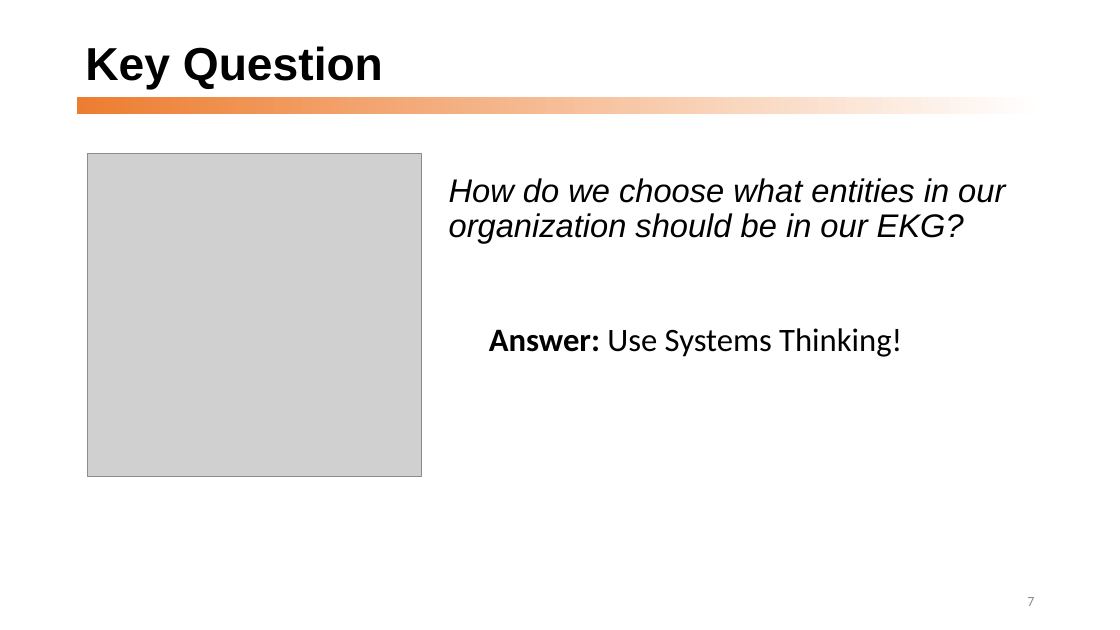
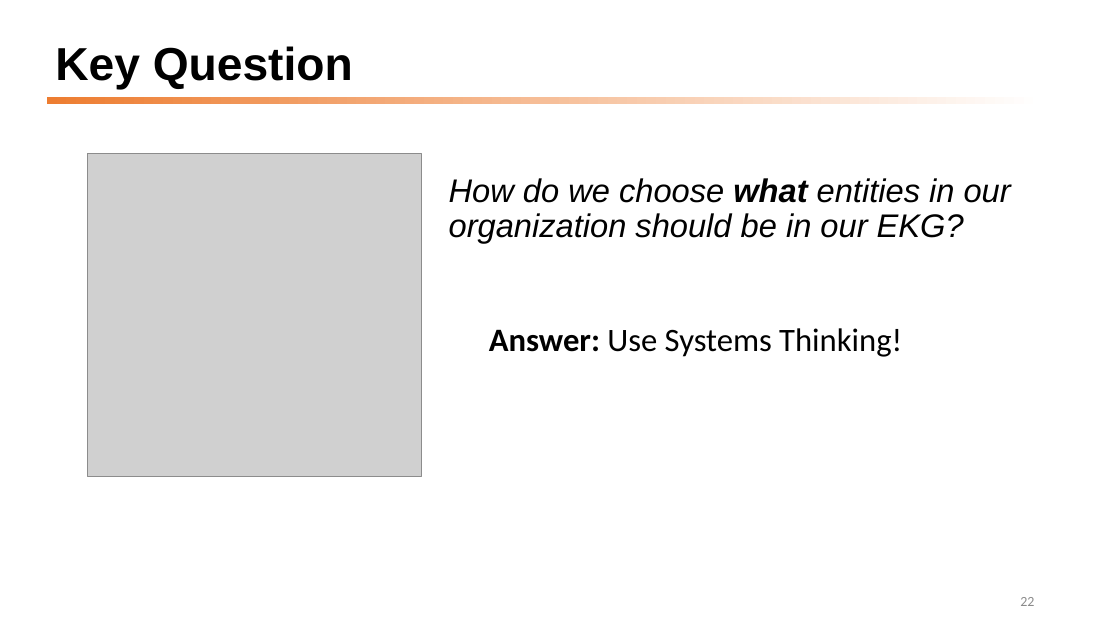
Before and after one commit to dmccreary/graph-systems-thinking, a slide deck: slide 22 of docs/presentations/GST-Half-Day-Workshop-2022.pptx (slide 7 before the commit). Drawn at 1120x630 pixels with LibreOffice and Linux fonts; fonts in the diff are those of the drawing; grey boxes stand for pictures. Boxes give left, top, right and bottom in pixels: in the first picture for what was removed or moved away, otherwise in the second. Text is boxed around its words. In the diff, an @@ line names an element or a change of style, - is before the commit and + after.

```diff
--- a/docs/presentations/GST-Half-Day-Workshop-2022.pptx
+++ b/docs/presentations/GST-Half-Day-Workshop-2022.pptx
@@ title "Key Question" moved from (x1=85, y1=46, x2=383, y2=90) to (x1=55, y1=46, x2=353, y2=90) @@
@@ rectangle resized from (x1=77, y1=97, x2=1044, y2=114) to (x1=47, y1=97, x2=1044, y2=104) @@
@@ text "How do we choose what ..." at (x1=449, y1=178, x2=1011, y2=243): bold on in "what" @@
@@ page number at (x1=1020, y1=597, x2=1034, y2=606): text changed @@
-7
+22
```
Also in this commit, not shown: 10 other slides changed, 42 slides added, 1 other file.
